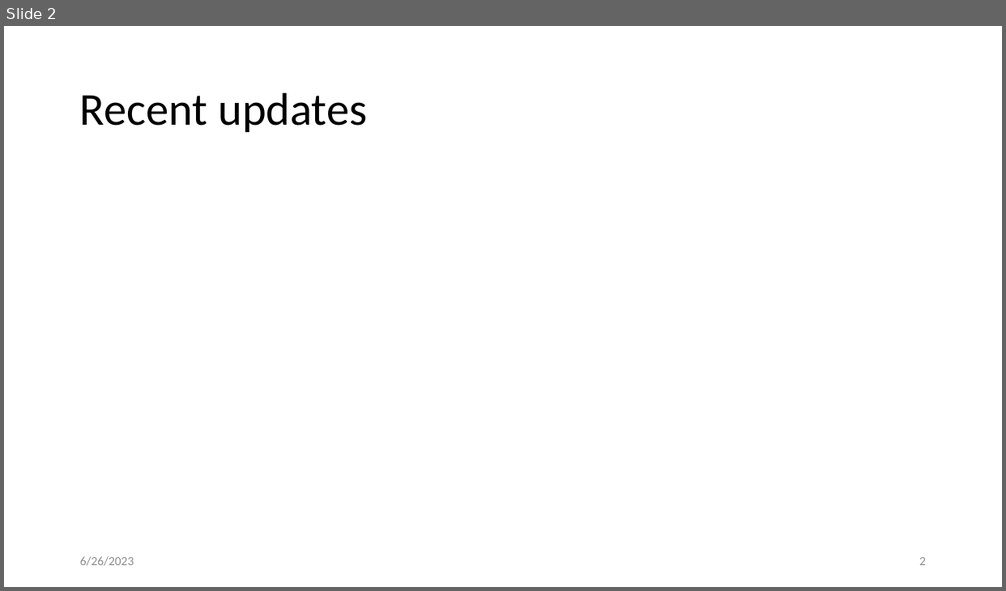
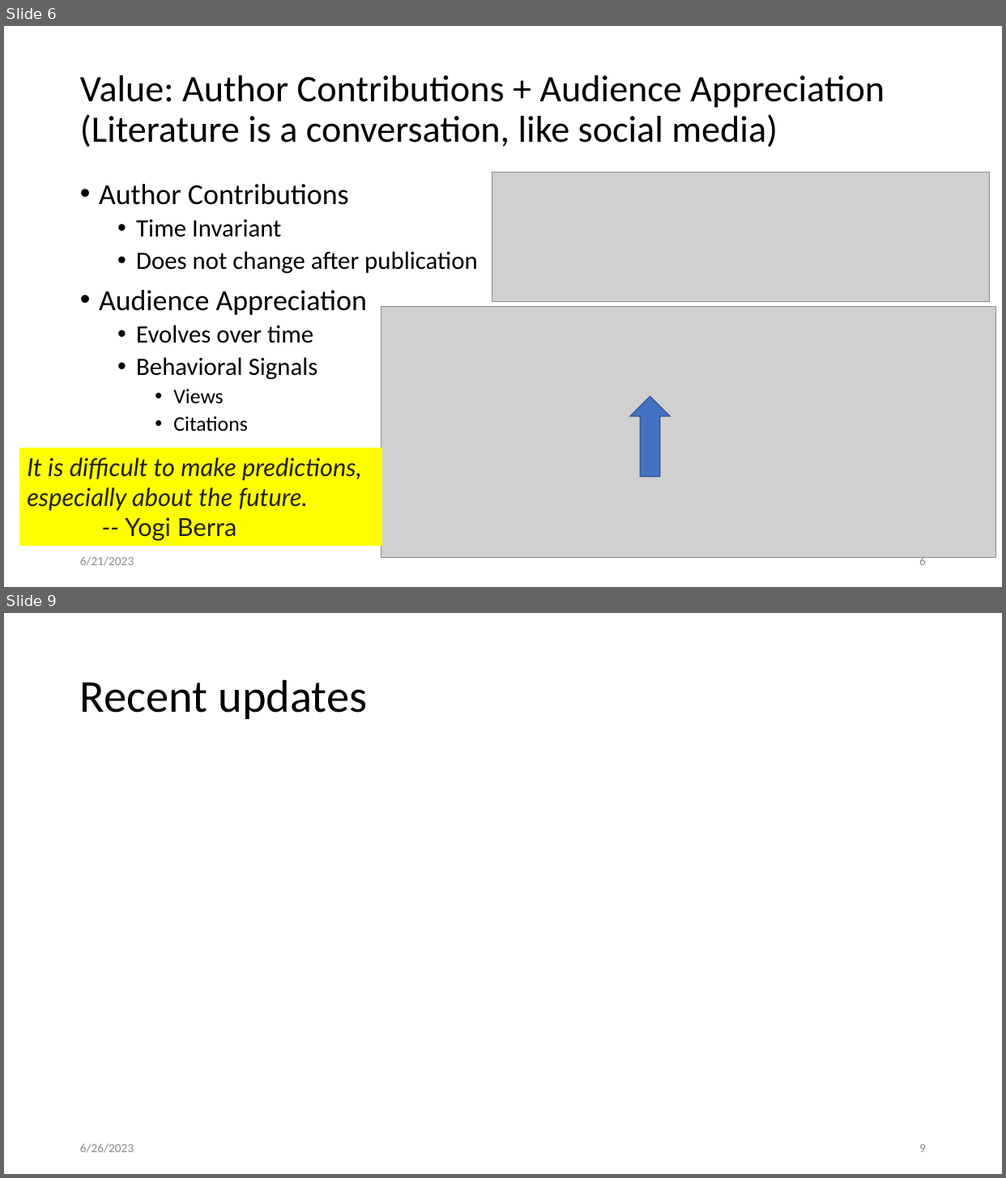
Before and after one commit to kwchurch/JSALT_Better_Together, a slide deck: slides/July5/July5.pptx. Shown one above the other, each under a label of ours: slide 2 before the commit, slides 6 and 9 after it; the slides between them are not shown. The pictures are 1006x591 and 1006x1178 pixels, drawn with LibreOffice and Linux fonts; fonts in the diff are those of the drawing; grey boxes stand for pictures. Boxes give left, top, right and bottom in pixels: in the first picture for what was removed or moved away, otherwise in the second. Text is boxed around its words. In the diff, an @@ line names an element or a change of style, - is before the commit and + after.

```diff
--- a/slides/July5/July5.pptx
+++ b/slides/July5/July5.pptx
@@ slide 6 added at [4,26,1002,587], background #FFFFFF @@
@@ title added at [80,75,884,148], 36 pt, text #000000 @@
+Value: Author Contributions + Audience Appreciation
+(Literature is a conversation, like social media)
@@ text added at [99,184,477,432], 24 pt, text #000000 @@
+• Author Contributions
+  • Time Invariant
+  • Does not change after publication
+• Audience Appreciation
+  • Evolves over time
+  • Behavioral Signals
+    • Views
+    • Citations
@@ picture added at [492,172,989,301] @@
@@ picture added at [381,307,996,557] @@
@@ down arrow added at [631,396,671,476], fill #4472C4, outline #325491 1 pt @@
@@ rectangle added at [19,448,382,546], fill #FFFF00, 24 pt, text #212121, italic @@
+It is difficult to make predictions, especially about the future.
+-- Yogi Berra
@@ text added at [80,557,134,566], 12 pt, text #8C8C8C @@
+6/21/2023
@@ page number added at [919,557,926,565], 12 pt, text #8C8C8C @@
+6
@@ what was slide 2 is now slide 9 @@
@@ page number at [919,1144,926,1152]: text changed @@
-2
+9
```
Also in this commit, not shown: 1 slide changed, 6 other slides added, 1 other file.
